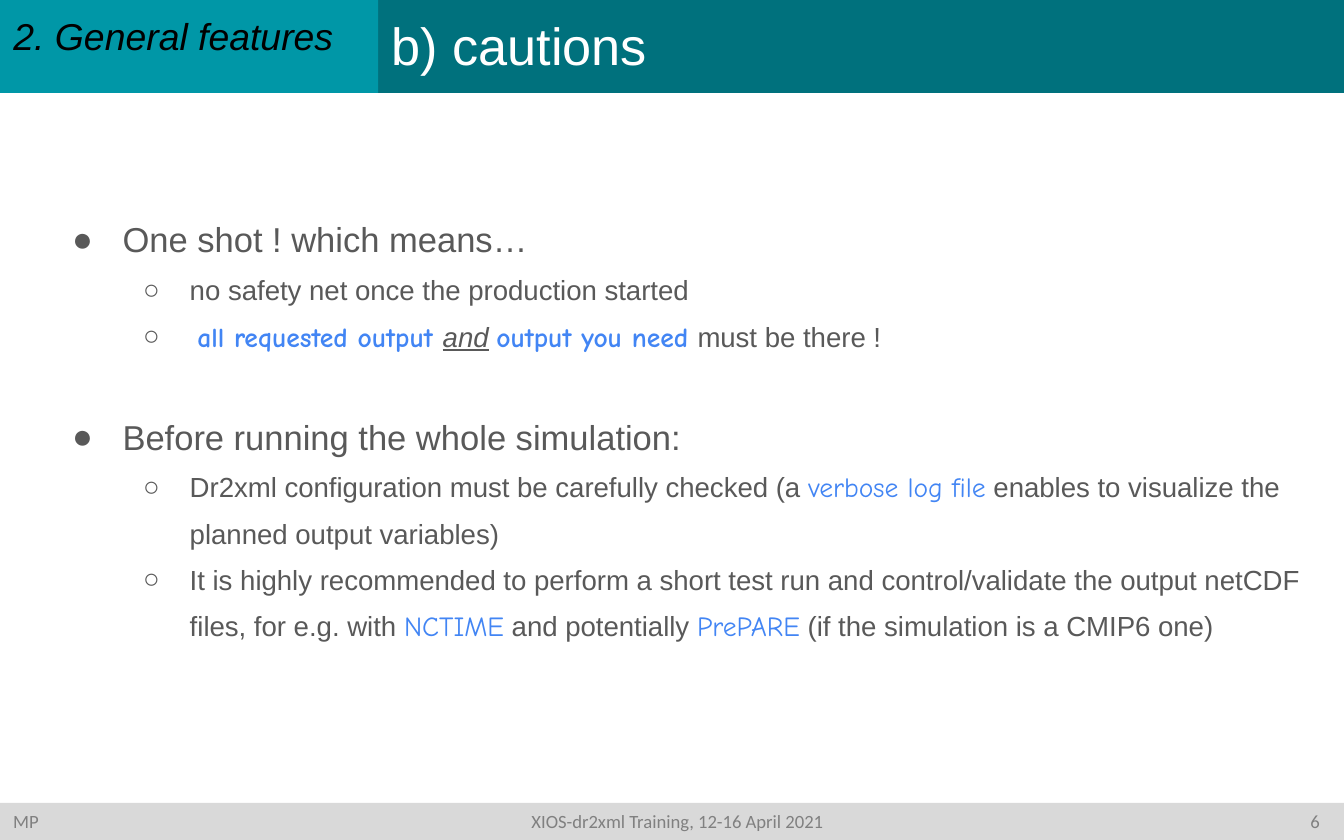
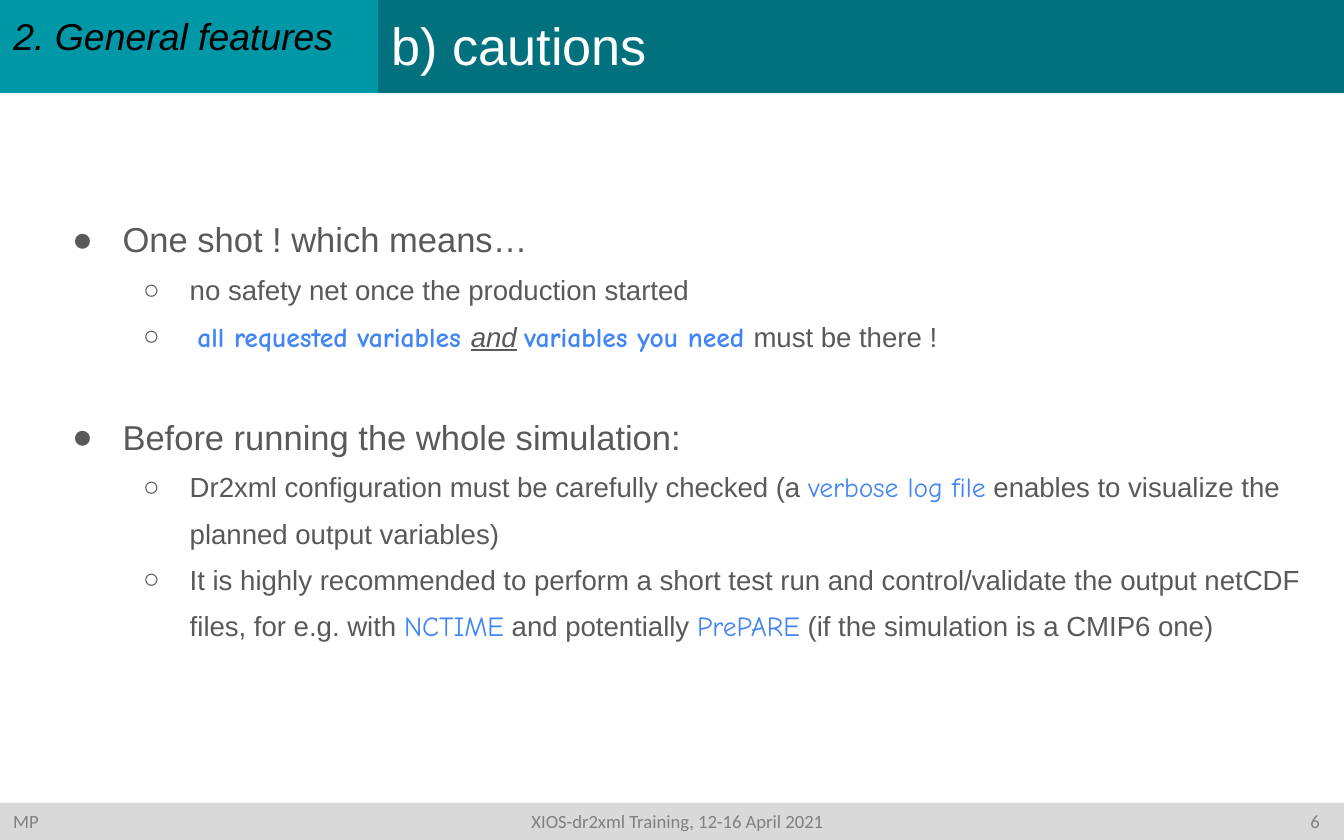
Before and after one commit to rigoudyg/dr2xml, a slide deck: slide 7 of slides/Formation_dr2xml_v5.pptx. Drawn at 1344x840 pixels with LibreOffice and Linux fonts; fonts in the diff are those of the drawing. Boxes give left, top, right and bottom in pixels: in the first picture for what was removed or moved away, otherwise in the second. Text is boxed around its words. In the diff, an @@ line names an element or a change of style, - is before the commit and + after.

Commit message:
modif of slide for dev variable

```diff
--- a/slides/Formation_dr2xml_v5.pptx
+++ b/slides/Formation_dr2xml_v5.pptx
@@ text at <box>197,327,922,352</box>: text changed @@
-  ○ all requested output and output you need must be there !
+  ○ all requested variables and variables you need must be there !
```
Also in this commit, not shown: 4 other slides changed, 1 other file.
